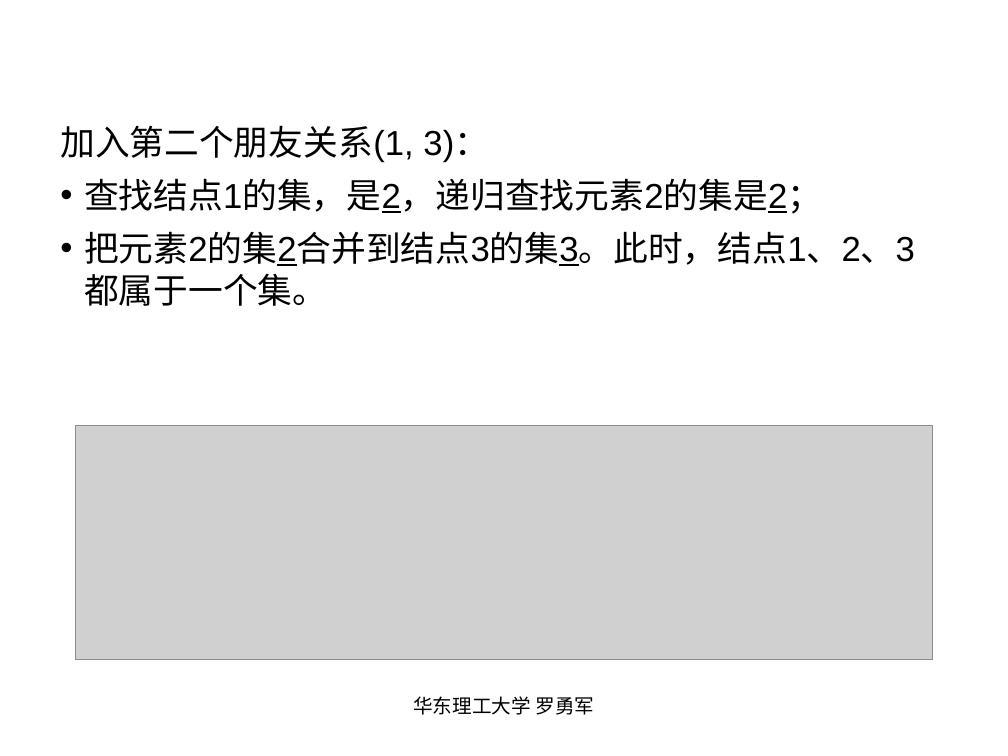
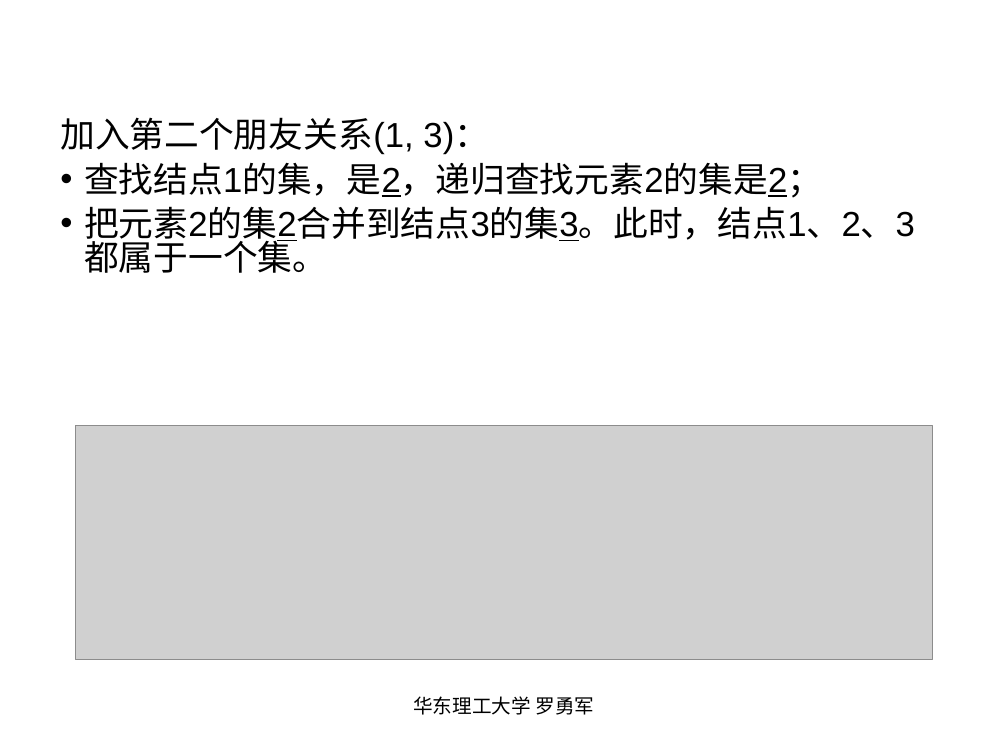
Before and after one commit to luoyongjun999/code, a slide deck: slide 9 of 第5章高级数据结构(上).ppt. Drawn at 1008x756 pixels with LibreOffice and Linux fonts; fonts in the diff are those of the drawing; grey boxes stand for pictures. Boxes give left, top, right and bottom in pixels: in the first picture for what was removed or moved away, otherwise in the second. Text is boxed around its words. In the diff, an @@ line names an element or a change of style, - is before the commit and + after.

```diff
--- a/第5章高级数据结构(上).ppt
+++ b/第5章高级数据结构(上).ppt
@@ text "加入第二个朋友关系(1, 3)：" at (60, 117, 915, 273): line spacing 1 to 0.8 @@
```
Also in this commit, not shown: 4 other slides changed, 7 other files.
